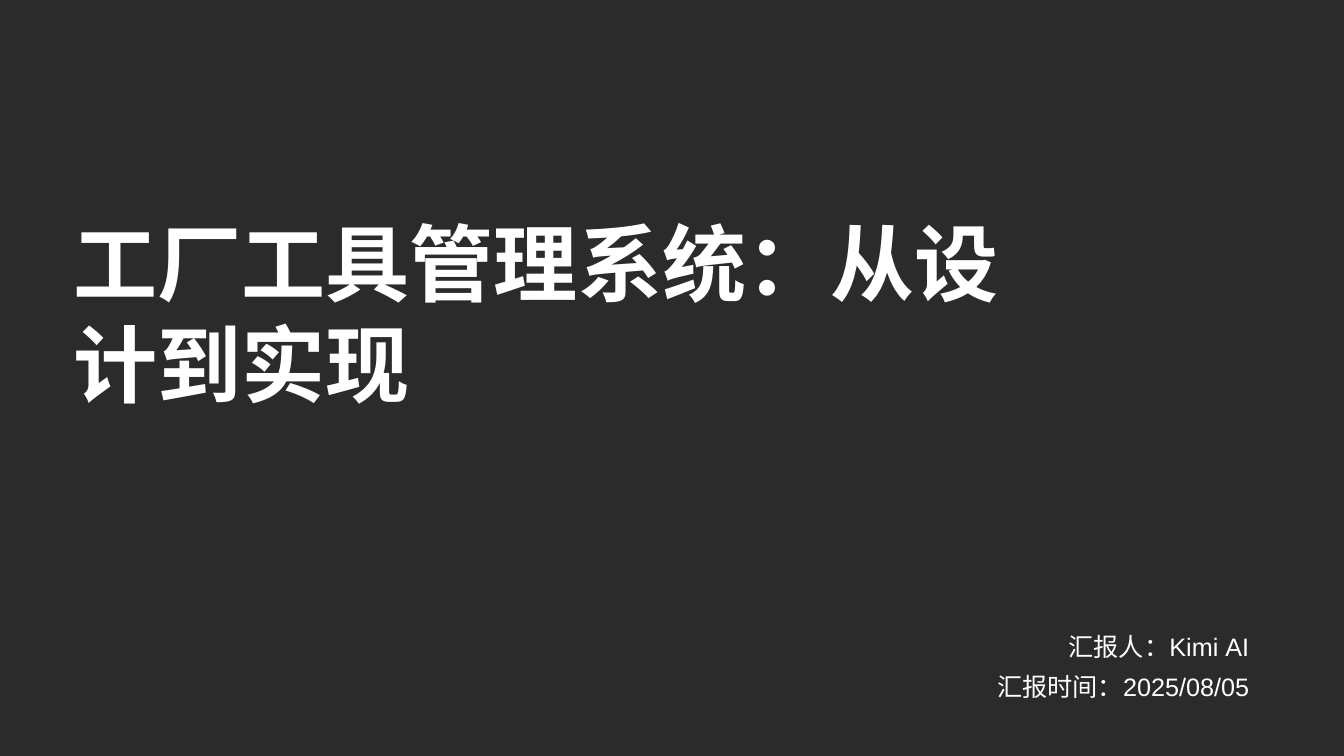
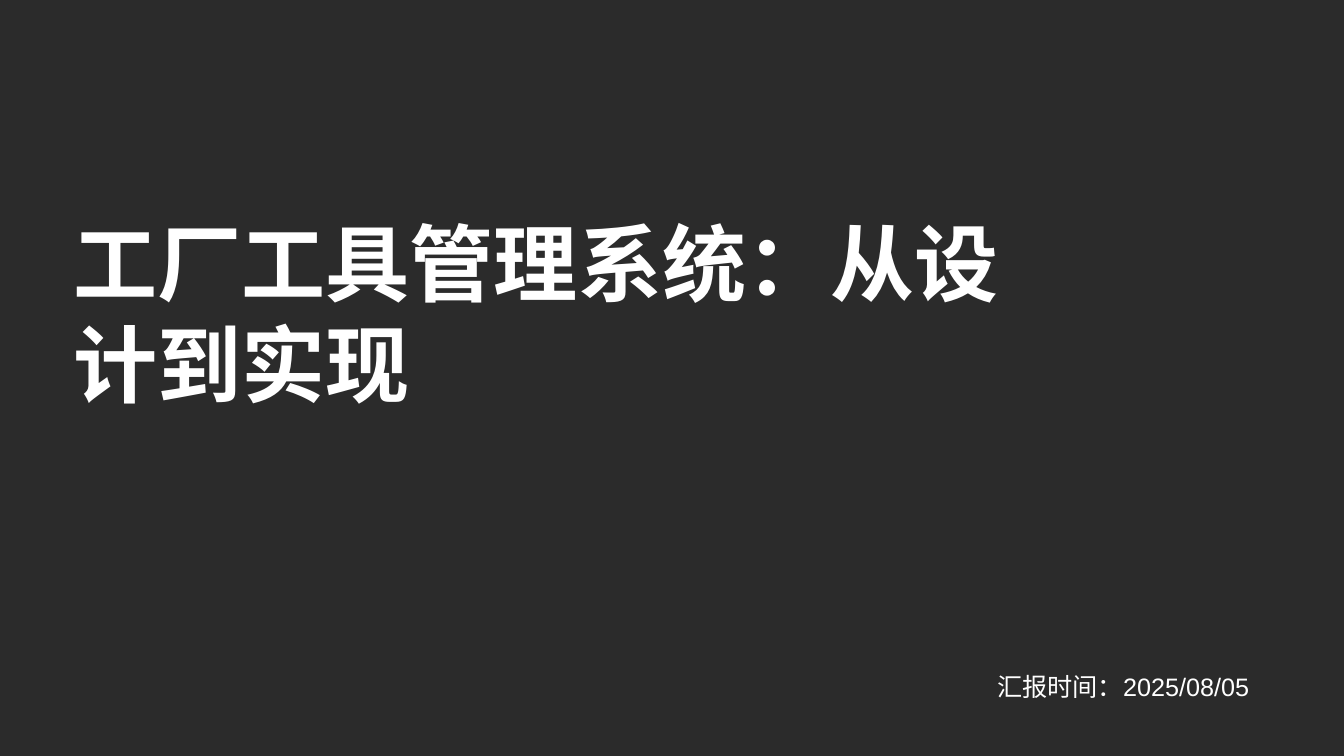
Before and after one commit to tan9799/-C--, a slide deck: slide 1 of isolet/工厂工具管理系统：从设计到实现.pptx. Drawn at 1344x756 pixels with LibreOffice and Linux fonts; fonts in the diff are those of the drawing; background and template pictures are left out; a plain dark background stands for a picture behind light text. Boxes give left, top, right and bottom in pixels: in the first picture for what was removed or moved away, otherwise in the second. Text is boxed around its words. In the diff, an @@ line names an element or a change of style, - is before the commit and + after.

```diff
--- a/isolet/工厂工具管理系统：从设计到实现.pptx
+++ b/isolet/工厂工具管理系统：从设计到实现.pptx
@@ text removed at <box>1069,635,1249,658</box> @@
-汇报人：Kimi AI
```
